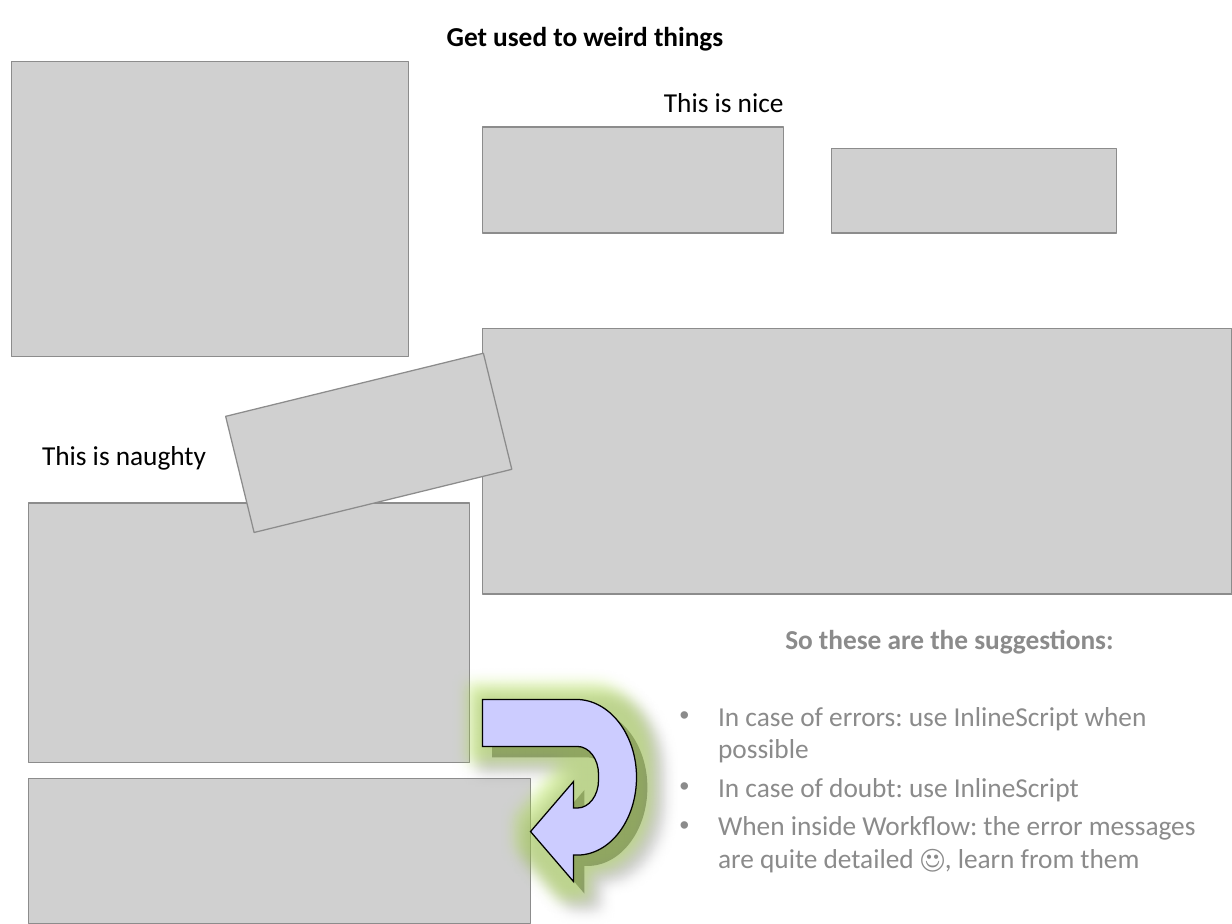
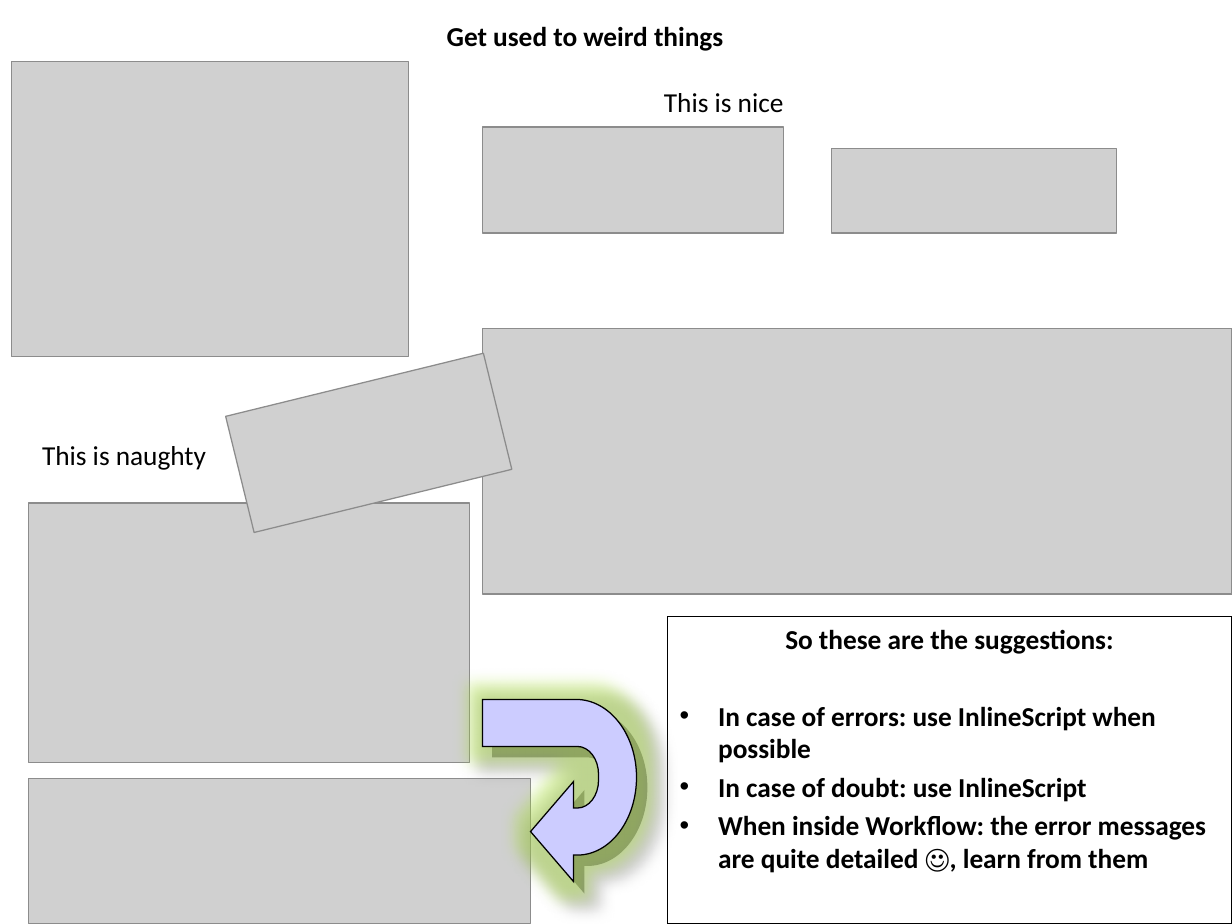
Before and after one commit to wildgrok/PowerShell, a slide deck: slide 10 of PowerShell From The Trenches - Workflows.pptx (slide 9 before the commit). Drawn at 1232x924 pixels with LibreOffice and Linux fonts; fonts in the diff are those of the drawing; grey boxes stand for pictures. Boxes give left, top, right and bottom in pixels: in the first picture for what was removed or moved away, otherwise in the second. Text is boxed around its words. In the diff, an @@ line names an element or a change of style, - is before the commit and + after.

```diff
--- a/PowerShell From The Trenches - Workflows.pptx
+++ b/PowerShell From The Trenches - Workflows.pptx
@@ subtitle "So these are the suggestions:": place and size @@
-subtitle "So these are the suggestions:" at (718, 630, 1196, 873)
+subtitle "So these are the suggestions:" at (668, 616, 1232, 924)
@@ subtitle "So these are the suggestions:" at (668, 616, 1232, 924): text colour #8C8C8C to #000000; bold on in "In case of errors: use InlineScript when ...", "In case of doubt: use InlineScript", "When inside Workflow: the error messages are ..."; outline none to #000000 0.75 pt @@
```
Also in this commit, not shown: 19 other slides changed, 21 slides added, 2 slides removed.
